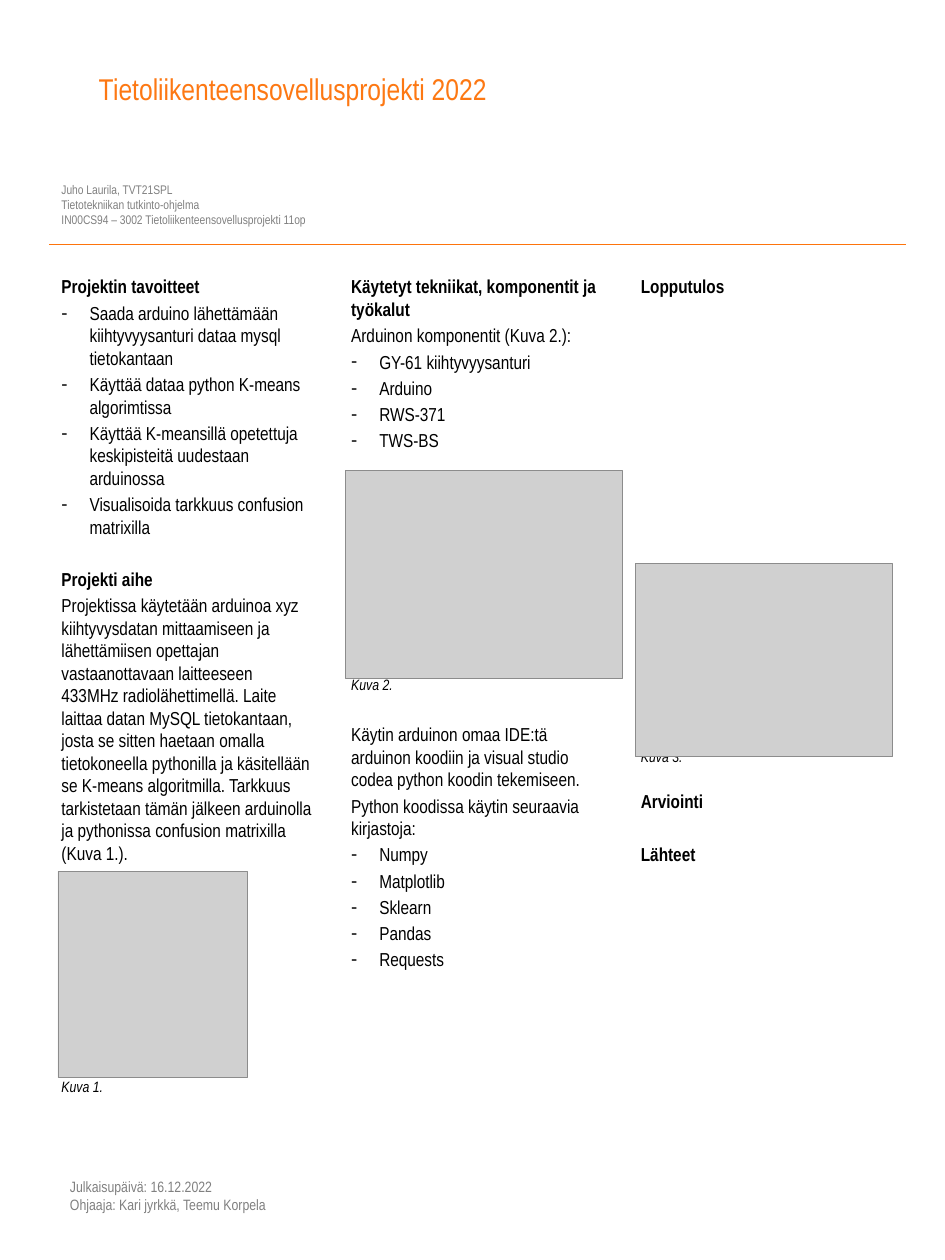
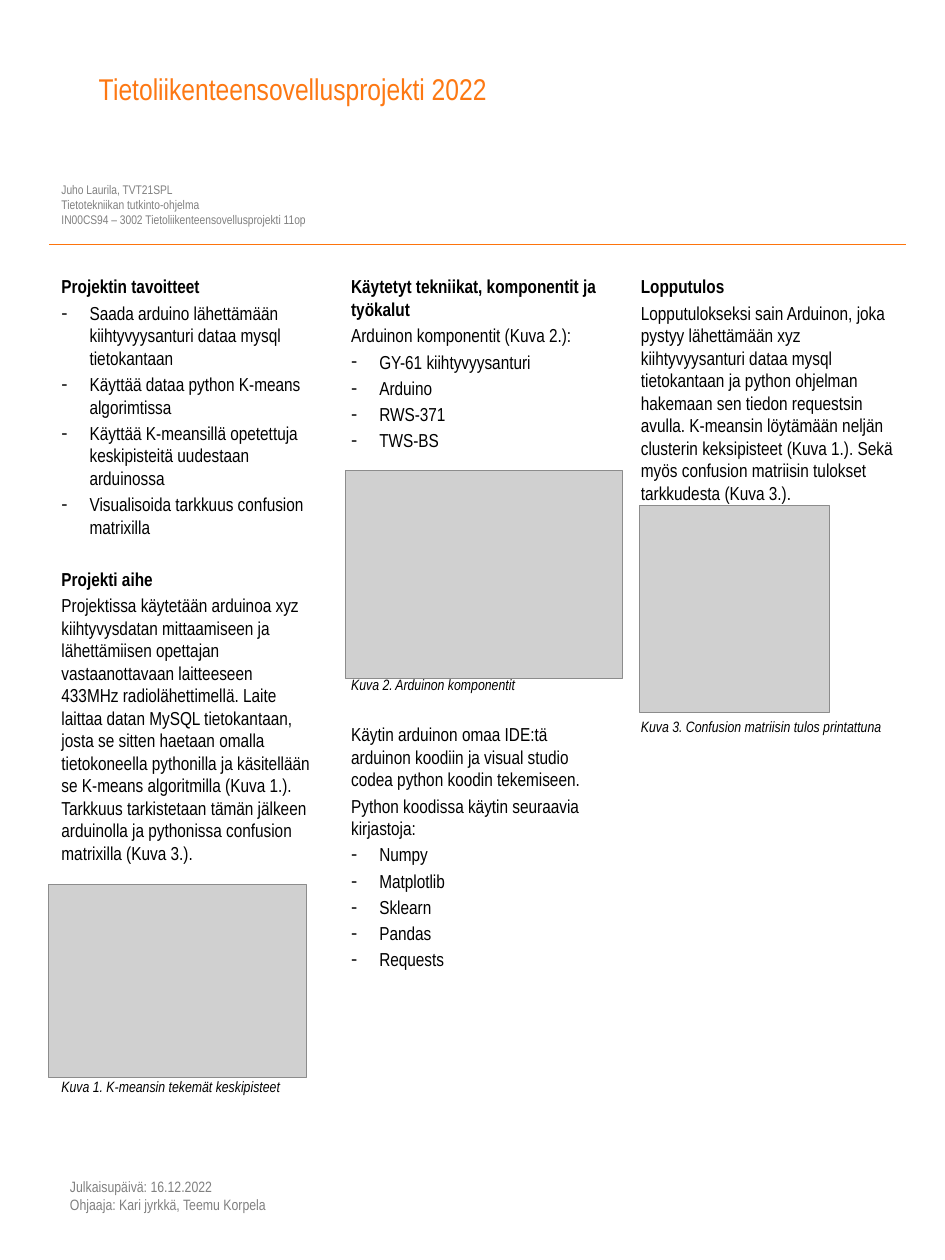
Before and after one commit to JuhoLaurila00/TietoliikenteenSovellusprojekti, a slide deck: slide 1 of Posteri.pptx. Drawn at 945x1260 pixels with LibreOffice and Linux fonts; fonts in the diff are those of the drawing; grey boxes stand for pictures; background and template pictures are left out. Boxes give left, top, right and bottom in pixels: in the first picture for what was removed or moved away, otherwise in the second. Text is boxed around its words. In the diff, an @@ line names an element or a change of style, - is before the commit and + after.

Commit message:
Posteri valmis

```diff
--- a/Posteri.pptx
+++ b/Posteri.pptx
@@ text at (641, 306, 893, 735): text changed; bold off @@
-Kuva 3.
-Arviointi
-Lähteet
+Lopputulokseksi sain Arduinon, joka pystyy lähettämään xyz kiihtyvyysanturi dataa mysql tietokantaan ja python ohjelman hakemaan sen tiedon requestsin avulla. K-meansin löytämään neljän clusterin keksipisteet (Kuva 1.). Sekä myös confusion matriisin tulokset tarkkudesta (Kuva 3.).
+Kuva 3. Confusion matriisin tulos printattuna
@@ picture: place and size @@
-picture at (58, 871, 248, 1077)
+picture at (640, 506, 830, 712)
@@ text at (61, 598, 310, 1095): text changed @@
-Projektissa käytetään arduinoa xyz kiihtyvysdatan mittaamiseen ja lähettämiisen opettajan vastaanottavaan laitteeseen 433MHz radiolähettimellä. Laite laittaa datan MySQL tietokantaan, josta se sitten haetaan omalla tietokoneella pythonilla ja käsitellään se K-means algoritmilla. Tarkkuus tarkistetaan tämän jälkeen arduinolla ja pythonissa confusion matrixilla (Kuva 1.).
-Kuva 1.
+Projektissa käytetään arduinoa xyz kiihtyvysdatan mittaamiseen ja lähettämiisen opettajan vastaanottavaan laitteeseen 433MHz radiolähettimellä. Laite laittaa datan MySQL tietokantaan, josta se sitten haetaan omalla tietokoneella pythonilla ja käsitellään se K-means algoritmilla (Kuva 1.). Tarkkuus tarkistetaan tämän jälkeen arduinolla ja pythonissa confusion matrixilla (Kuva 3.).
+Kuva 1. K-meansin tekemät keskipisteet
@@ text at (351, 677, 515, 693): text changed @@
-Kuva 2.
+Kuva 2. Arduinon komponentit
@@ picture: place and size @@
-picture at (635, 563, 893, 757)
+picture at (49, 885, 306, 1078)
```
